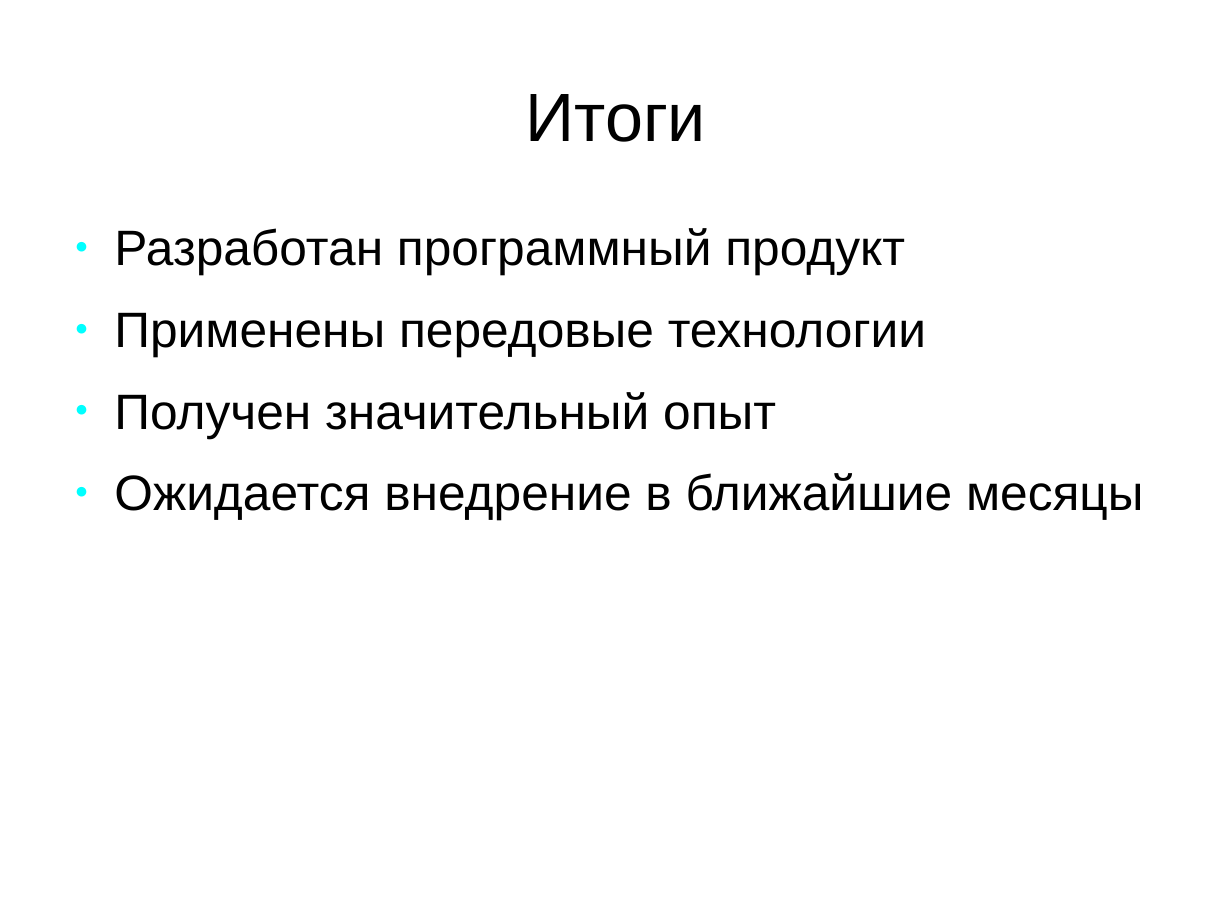
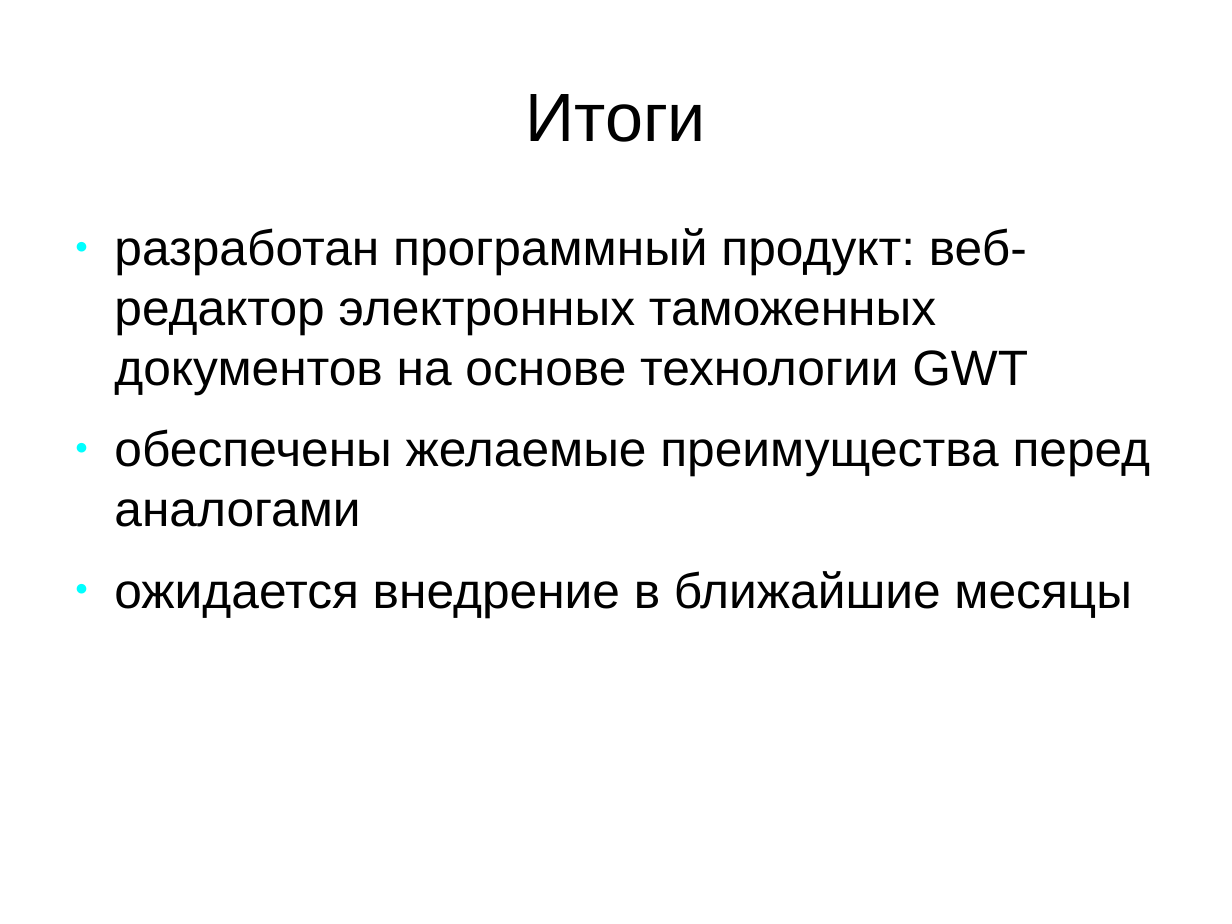
Before and after one commit to aeremenok/a-team-777, a slide deck: slide 18 of diploma/eav/diploma/demo.odp (slide 17 before the commit). Drawn at 1232x924 pixels with LibreOffice and Linux fonts; fonts in the diff are those of the drawing. Boxes give left, top, right and bottom in pixels: in the first picture for what was removed or moved away, otherwise in the second. Text is boxed around its words. In the diff, an @@ line names an element or a change of style, - is before the commit and + after.

```diff
--- a/diploma/eav/diploma/demo.odp
+++ b/diploma/eav/diploma/demo.odp
@@ text at bbox=[114, 228, 1151, 617]: text changed @@
-● Разработан программный продукт
-● Применены передовые технологии
-● Получен значительный опыт
-● Ожидается внедрение в ближайшие месяцы
+● разработан программный продукт: веб-редактор электронных таможенных документов на основе технологии GWT
+● обеспечены желаемые преимущества перед аналогами
+● ожидается внедрение в ближайшие месяцы
```
Also in this commit, not shown: 3 other slides changed, 1 slide added, 3 other files.
